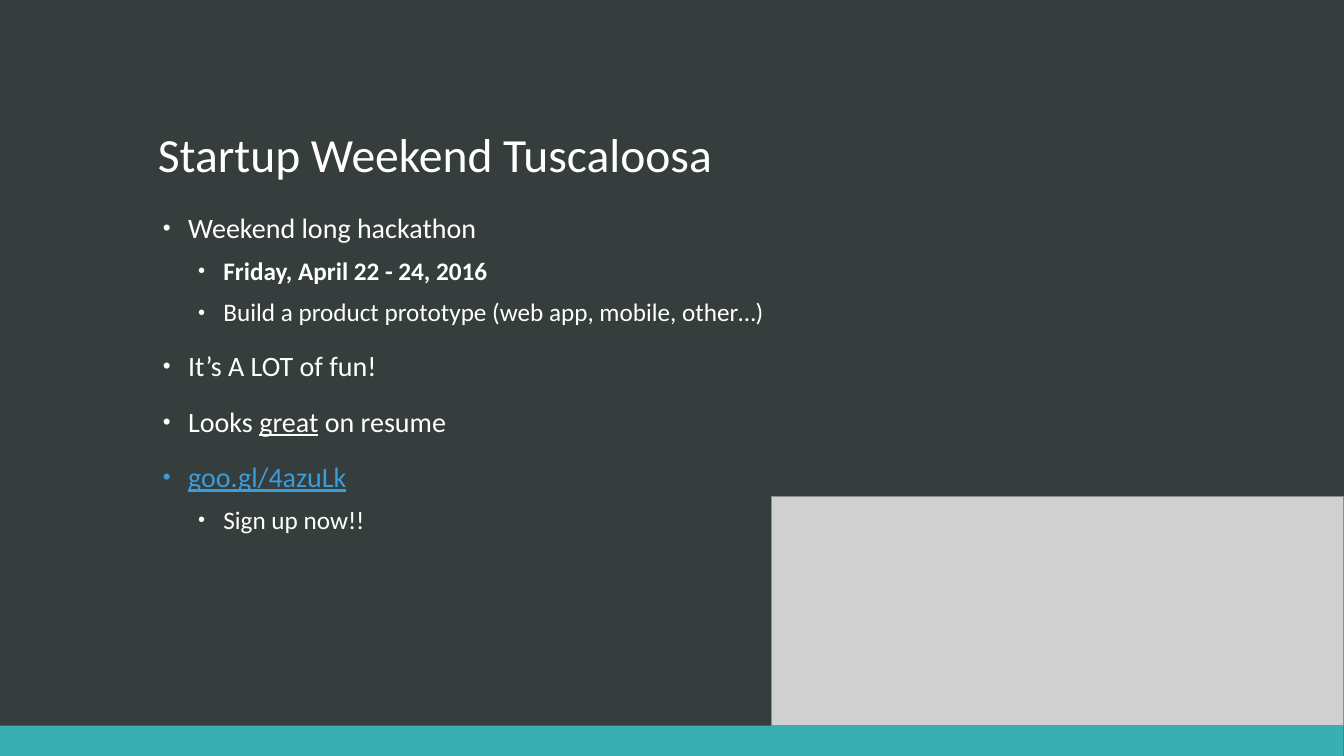
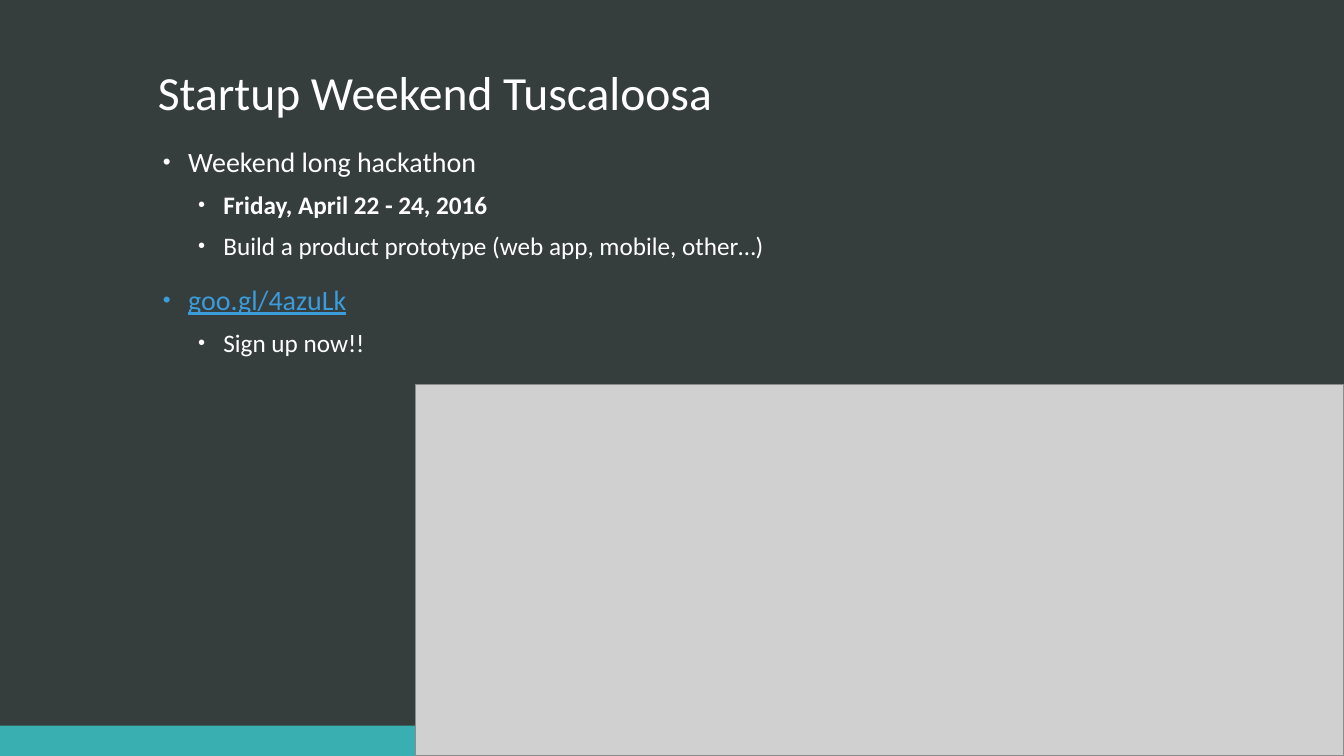
Before and after one commit to chcaru/workshop, a slide deck: slide 26 of typescript/presentation.pptx (slide 24 before the commit). Drawn at 1344x756 pixels with LibreOffice and Linux fonts; fonts in the diff are those of the drawing; grey boxes stand for pictures. Boxes give left, top, right and bottom in pixels: in the first picture for what was removed or moved away, otherwise in the second. Text is boxed around its words. In the diff, an @@ line names an element or a change of style, - is before the commit and + after.

```diff
--- a/typescript/presentation.pptx
+++ b/typescript/presentation.pptx
@@ title "Startup Weekend Tuscaloosa": place and size @@
-title "Startup Weekend Tuscaloosa" at (158, 139, 712, 180)
+title "Startup Weekend Tuscaloosa" at (158, 77, 712, 118)
@@ text "Weekend long hackathon": place and size @@
-text "Weekend long hackathon" at (188, 218, 763, 534)
+text "Weekend long hackathon" at (188, 152, 763, 357)
@@ text at (188, 356, 446, 437): paragraphs removed @@
-• It’s A LOT of fun!
-• Looks great on resume
@@ picture: place and size @@
-picture at (772, 497, 1344, 726)
+picture at (415, 384, 1344, 756)
```
Also in this commit, not shown: 5 other slides changed, 4 slides added, 2 slides removed.
